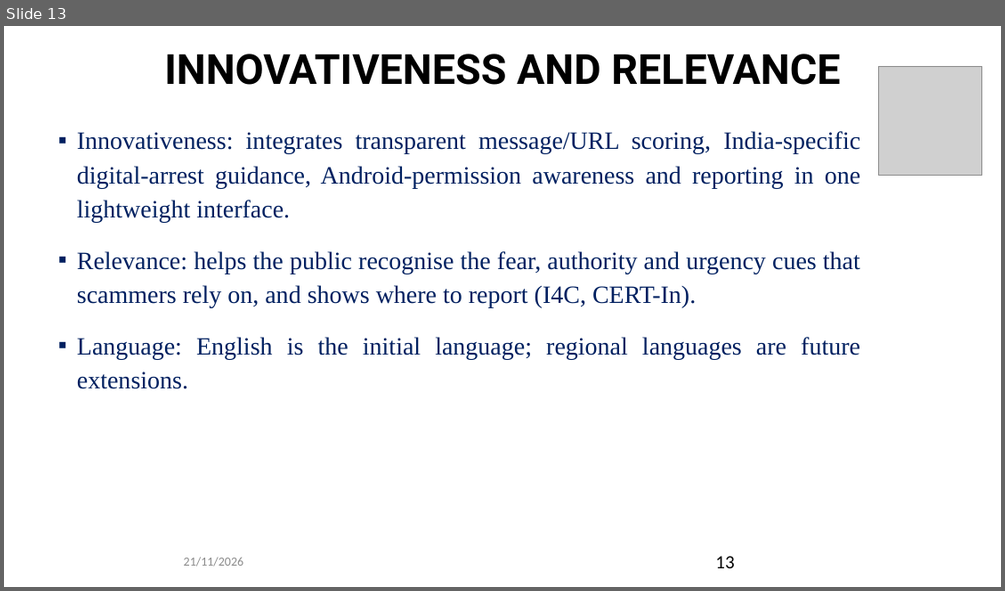
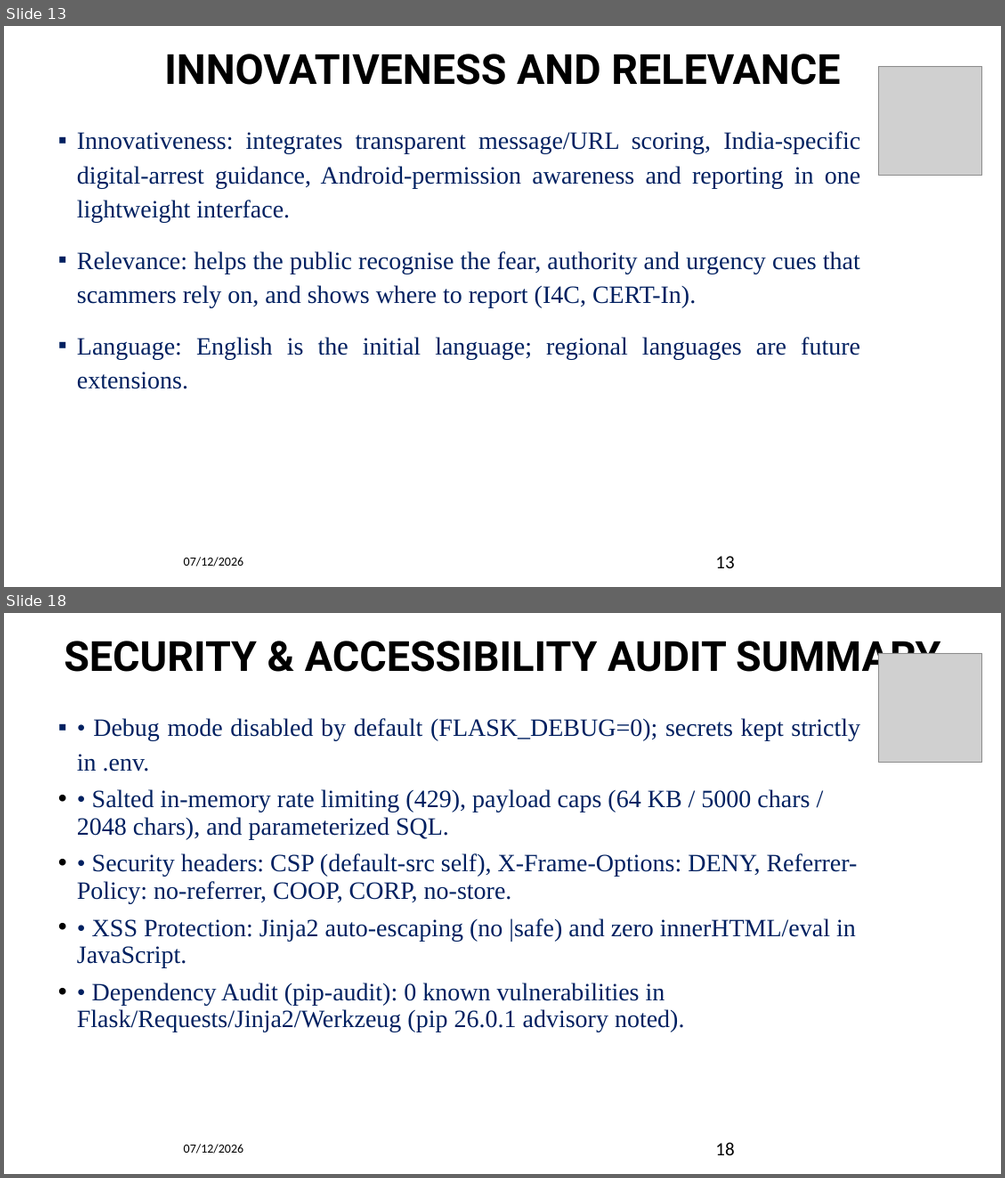
Before and after one commit to darshanashok-dev/community, a slide deck: community_project_ppt_updated.pptx. Shown one above the other, each under a label of ours: slide 13 before the commit, slides 13 and 18 after it; the slides between them are not shown. The pictures are 1005x591 and 1005x1178 pixels, drawn with LibreOffice and Linux fonts; fonts in the diff are those of the drawing; grey boxes stand for pictures; background and template pictures are left out. Boxes give left, top, right and bottom in pixels: in the first picture for what was removed or moved away, otherwise in the second. Text is boxed around its words. In the diff, an @@ line names an element or a change of style, - is before the commit and + after.

```diff
--- a/community_project_ppt_updated.pptx
+++ b/community_project_ppt_updated.pptx
@@ slide 18 added at [4,613,1001,1174], background #FFFFFF @@
@@ title added at [64,641,940,681], 40 pt, text #000000, bold @@
+SECURITY & ACCESSIBILITY AUDIT SUMMARY
@@ picture added at [879,653,982,762] @@
@@ text added at [77,718,860,1031], 24 pt, text #002060 @@
+▪ • Debug mode disabled by default (FLASK_DEBUG=0); secrets kept strictly in .env.
+• • Salted in-memory rate limiting (429), payload caps (64 KB / 5000 chars / 2048 chars), and parameterized SQL.
+• • Security headers: CSP (default-src self), X-Frame-Options: DENY, Referrer-Policy: no-referrer, COOP, CORP, no-store.
+• • XSS Protection: Jinja2 auto-escaping (no |safe) and zero innerHTML/eval in JavaScript.
+• • Dependency Audit (pip-audit): 0 known vulnerabilities in Flask/Requests/Jinja2/Werkzeug (pip 26.0.1 advisory noted).
@@ text added at [184,1143,243,1153], 12 pt, text #000000 @@
+07/12/2026
@@ text added at [715,1142,734,1155], 18 pt, text #000000 @@
+18
@@ slide 13 changed as well @@
@@ text at [184,556,243,566]: text changed; text colour #8C8C8C to #000000 @@
-21/11/2026
+07/12/2026
```
Also in this commit, not shown: 15 other slides changed, 5 other slides added, 10 other files.
